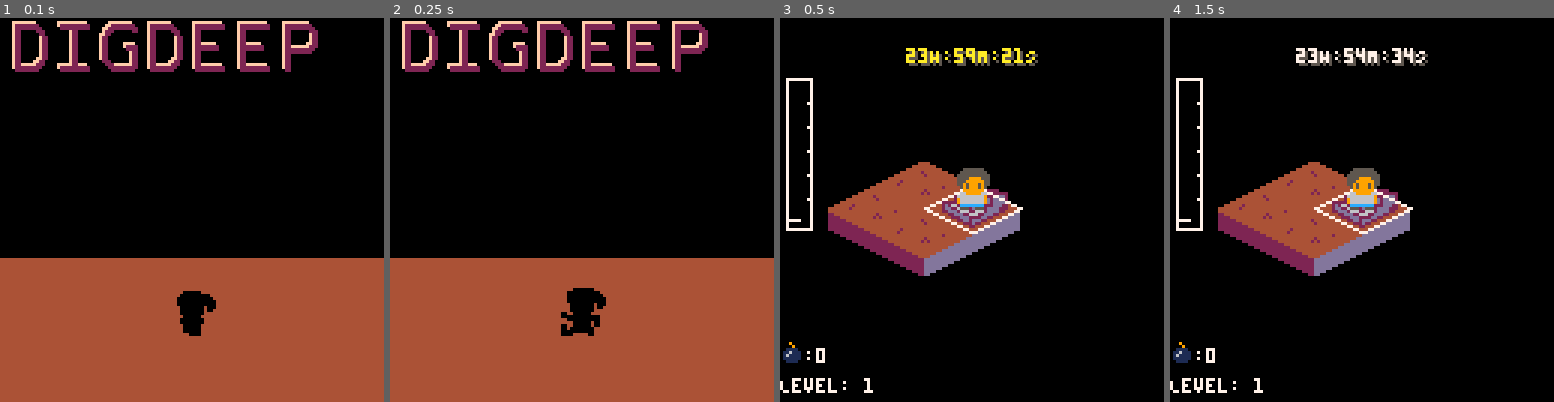
Above: before the commit, frames 1-4 (left to right).
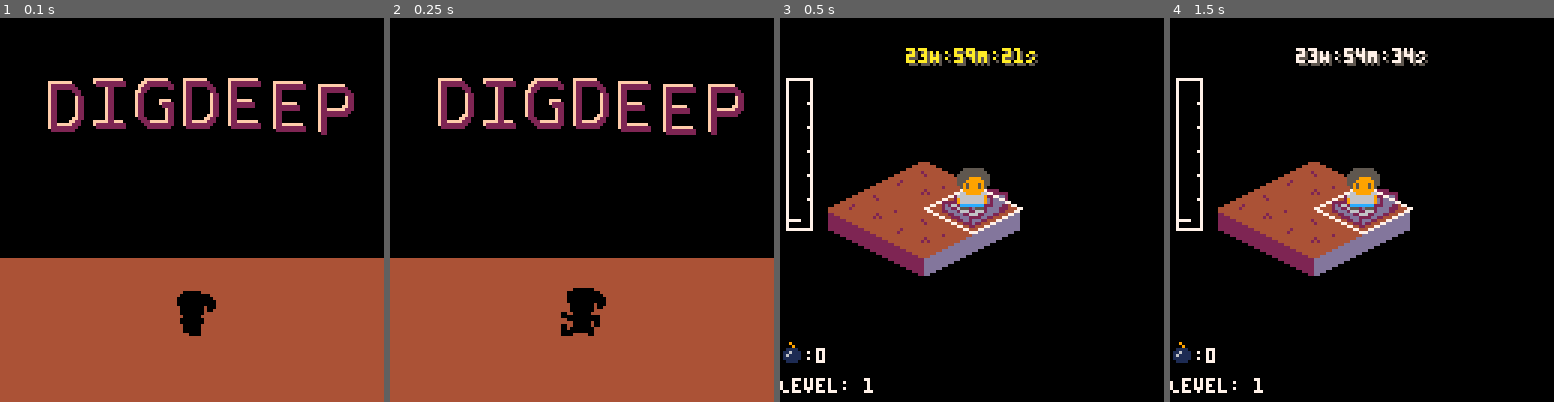
Above: after the commit, the same moments.

Repository: scottnm/collards.p8
Game: PICO-8 cartridge collards.p8
Two runs of this game, one before a commit and one after it. Both use one fixed random seed, a clock stepped at 60 frames per second and the inputs below.
Inputs:
- Up to frame 1 (0.1 s): no input
- Up to frame 2 (0.25 s): no input
- Up to frame 3 (0.5 s): tap X (X key) at 0.33 s
- Up to frame 4 (1.5 s): tap O (Z key) at 0.7 s; tap X (X key) at 1.07 s

The runs differ from the first frame. In frame 1, 9.8% of the frame differs, in the area x 3-93%, y 0-31%; in frame 2, 9.8%; in frame 3, nothing differs; in frame 4, nothing differs.

Commit message:
added some letter bob. looking pretty good!

Diff:
--- a/pregame.lua
+++ b/pregame.lua
@@ -12,6 +12,18 @@
         g = 198,
         e = 200,
         p = 202 }
+
+    g_title = {
+        g_title_letters.d,
+        g_title_letters.i,
+        g_title_letters.g,
+        g_title_letters.d,
+        g_title_letters.e,
+        g_title_letters.e,
+        g_title_letters.p,
+    }
+
+    g_letter_motion = 0
 end
 
 function _update_title_screen(input)
@@ -19,6 +31,7 @@
     if input.any_change then
         set_phase(GamePhase.MainGame)
     end
+    g_letter_motion += 1
 end
 
 function modify_player_palette()
@@ -28,13 +41,12 @@
 function draw_title_text(color, x, y)
     pal(Colors.Maroon, color)
     local scale = 15
-    sspr_centered(g_title_letters.d, x + 0*scale, y, 2, 2, 1, false, false)
-    sspr_centered(g_title_letters.i, x + 1*scale, y, 2, 2, 1, false, false)
-    sspr_centered(g_title_letters.g, x + 2*scale, y, 2, 2, 1, false, false)
-    sspr_centered(g_title_letters.d, x + 3*scale, y, 2, 2, 1, false, false)
-    sspr_centered(g_title_letters.e, x + 4*scale, y, 2, 2, 1, false, false)
-    sspr_centered(g_title_letters.e, x + 5*scale, y, 2, 2, 1, false, false)
-    sspr_centered(g_title_letters.p, x + 6*scale, y, 2, 2, 1, false, false)
+    for i=0,(count(g_title)-1) do
+        local letter_motion = g_letter_motion + i*4
+        local bob = sin(letter_motion%30/60) * 3
+        printh(letter_motion.." "..bob)
+        sspr_centered(g_title[i+1], x + i*scale, y + bob, 2, 2, 1, false, false)
+    end
 end
 
 function _draw_title_screen()
@@ -45,6 +57,6 @@
     draw_anim(g_player, sprite_pos(g_player))
     pal()
 
-    draw_title_text(Colors.Tan, 9, 9)
-    draw_title_text(Colors.Maroon, 10, 10)
+    draw_title_text(Colors.Tan, 21, 31)
+    draw_title_text(Colors.Maroon, 22, 32)
 end
